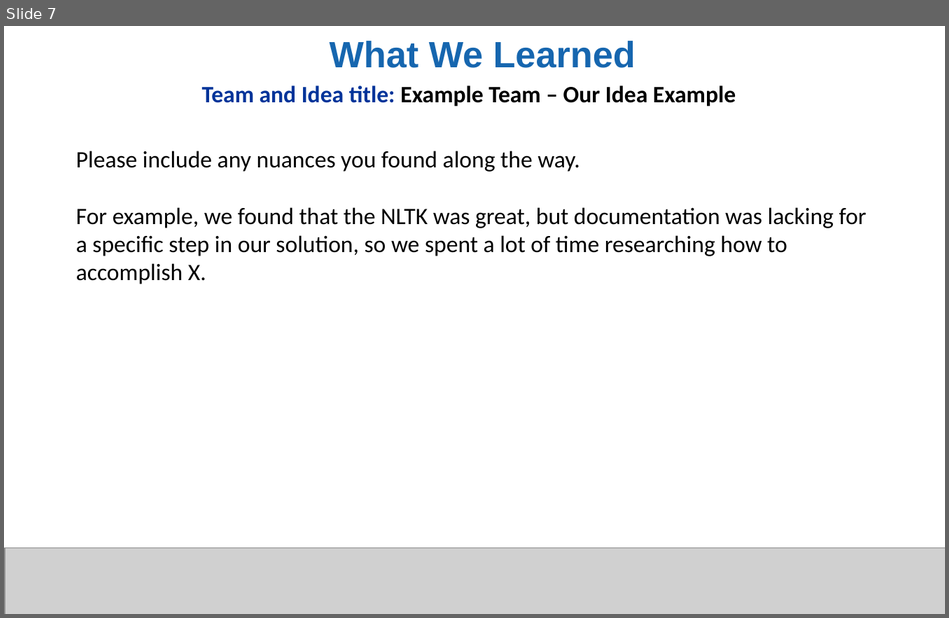
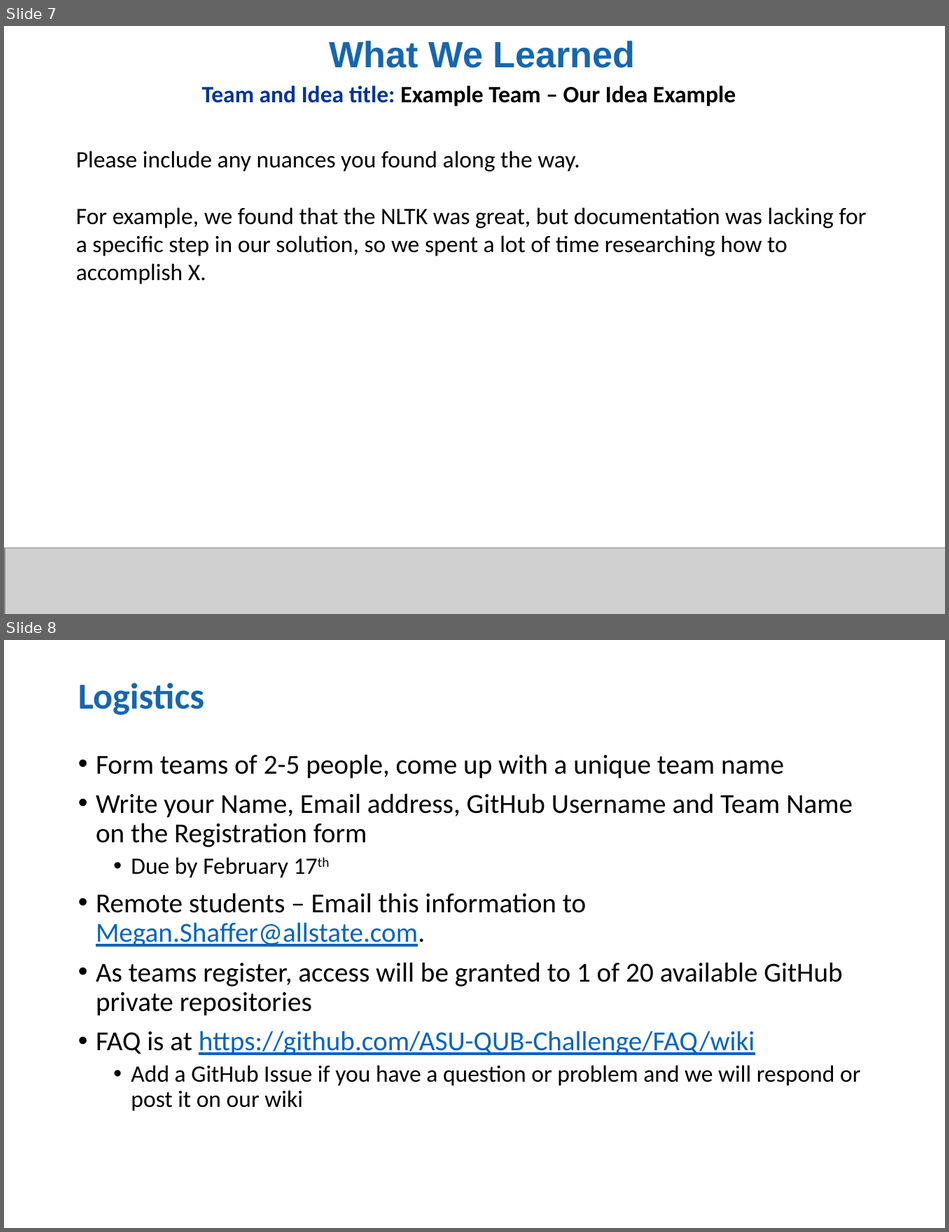
Before and after one commit to ASU-QUB-Challenge/FAQ, a slide deck: ASU-QUB_Challenge_Submission_template.pptx. Shown one above the other, each under a label of ours: slide 7 before the commit, slides 7 and 8 after it. The pictures are 949x618 and 949x1232 pixels, drawn with LibreOffice and Linux fonts; fonts in the diff are those of the drawing; grey boxes stand for pictures; background and template pictures are left out. Boxes give left, top, right and bottom in pixels: in the first picture for what was removed or moved away, otherwise in the second. Text is boxed around its words. In the diff, an @@ line names an element or a change of style, - is before the commit and + after.

```diff
--- a/ASU-QUB_Challenge_Submission_template.pptx
+++ b/ASU-QUB_Challenge_Submission_template.pptx
@@ slide 8 added at <box>4,640,945,1228</box>, background #FFFFFF @@
@@ title added at <box>78,683,204,715</box>, 28 pt, text #1666AF, bold @@
+Logistics
@@ text added at <box>96,754,860,1111</box>, 21 pt, text #000000 @@
+• Form teams of 2-5 people, come up with a unique team name
+• Write your Name, Email address, GitHub Username and Team Name on the Registration form
+  • Due by February 17th
+• Remote students – Email this information to Megan.Shaffer@allstate.com.
+• As teams register, access will be granted to 1 of 20 available GitHub private repositories
+• FAQ is at https://github.com/ASU-QUB-Challenge/FAQ/wiki
+  • Add a GitHub Issue if you have a question or problem and we will respond or post it on our wiki
```
Also in this commit, not shown: 3 slides changed.
